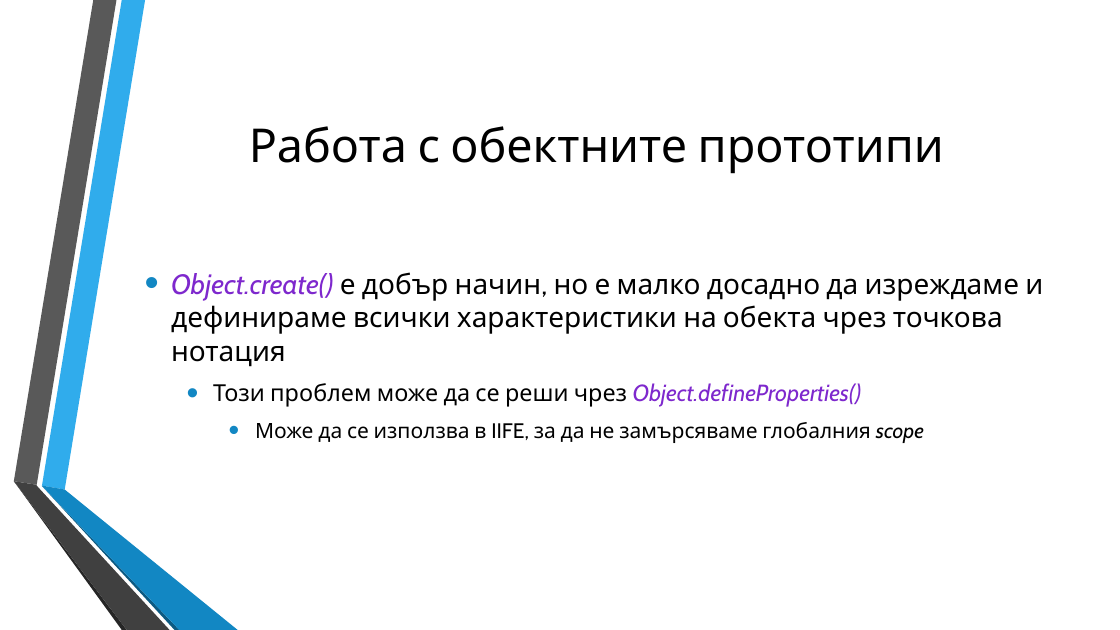
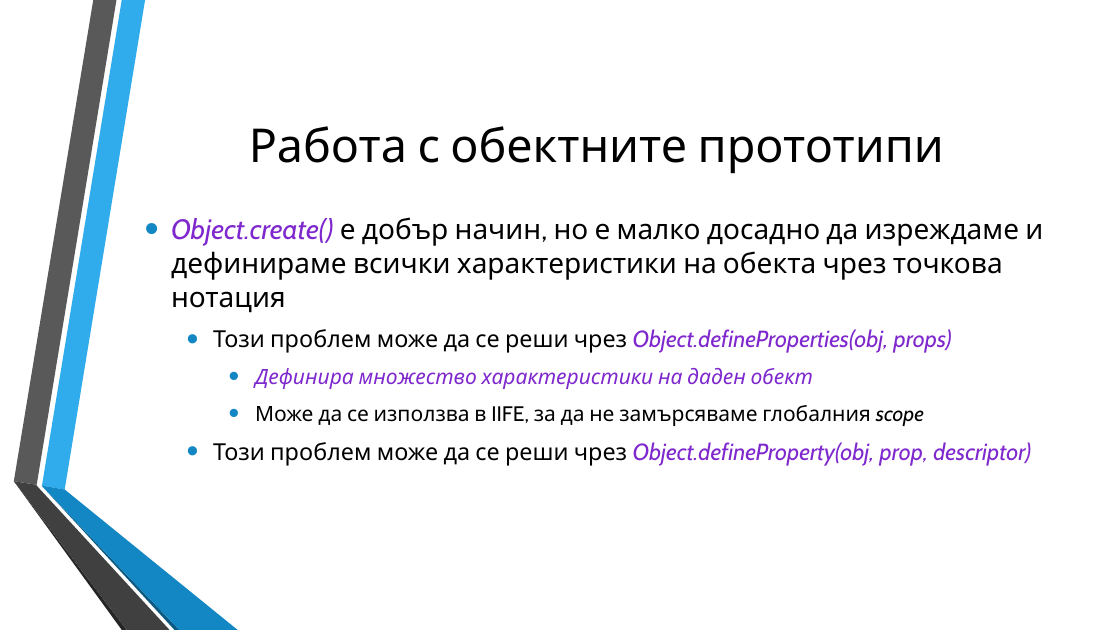
Before and after one commit to dnmitev/IT-Academy, a slide deck: slide 40 of JS Fundamentals/8.OOP/JS-OOP.pptx. Drawn at 1120x630 pixels with LibreOffice and Linux fonts; fonts in the diff are those of the drawing; background and template pictures are left out. Boxes give left, top, right and bottom in pixels: in the first picture for what was removed or moved away, otherwise in the second. Text is boxed around its words. In the diff, an @@ line names an element or a change of style, - is before the commit and + after.

Commit message:
finished the oop lecture

```diff
--- a/JS Fundamentals/8.OOP/JS-OOP.pptx
+++ b/JS Fundamentals/8.OOP/JS-OOP.pptx
@@ text at <box>213,329,952,389</box>: text changed; text colour #000000 to #7E28CD; italic on @@
-  • Този проблем може да се реши чрез Object.defineProperties()
+  • Този проблем може да се реши чрез Object.defineProperties(obj, props)
+    • Дефинира множество характеристики на даден обект
@@ text at <box>213,442,1031,466</box>: paragraph added @@
+  • Този проблем може да се реши чрез Object.defineProperty(obj, prop, descriptor)
```
Also in this commit, not shown: 4 other slides changed, 12 slides added, 6 other files.
